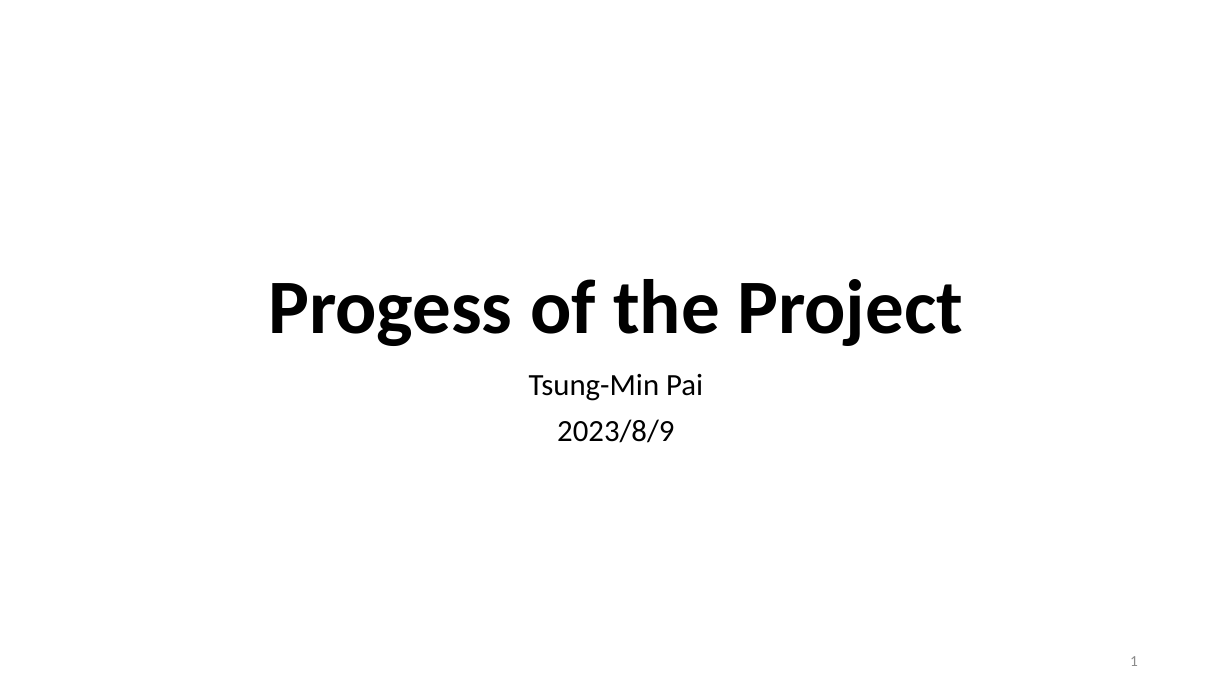
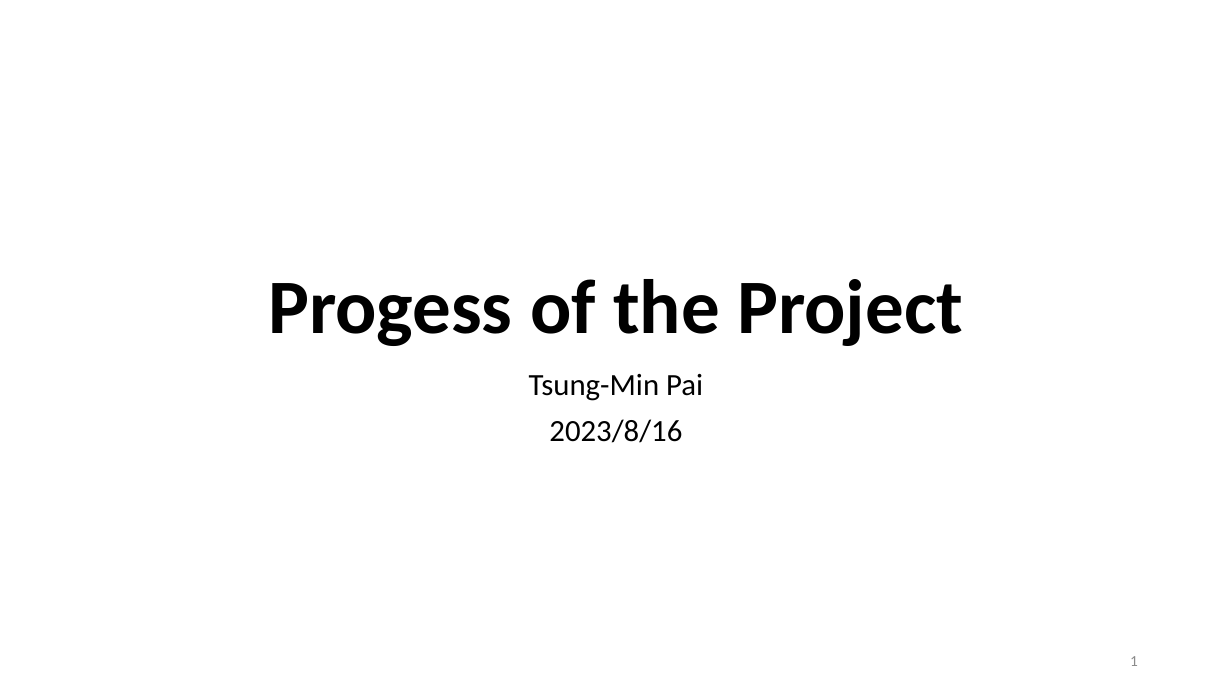
Before and after one commit to Bai1026/Intern-IIS, a slide deck: slide 1 of Meeting/Presentation_0816.pptx. Drawn at 1232x693 pixels with LibreOffice and Linux fonts; fonts in the diff are those of the drawing. Boxes give left, top, right and bottom in pixels: in the first picture for what was removed or moved away, otherwise in the second. Text is boxed around its words. In the diff, an @@ line names an element or a change of style, - is before the commit and + after.

```diff
--- a/Meeting/Presentation_0816.pptx
+++ b/Meeting/Presentation_0816.pptx
@@ subtitle at (549, 419, 682, 443): text changed @@
-2023/8/9
+2023/8/16
```
Also in this commit, not shown: 4 other slides changed, 8 slides added, 5 slides removed, 20 other files.
